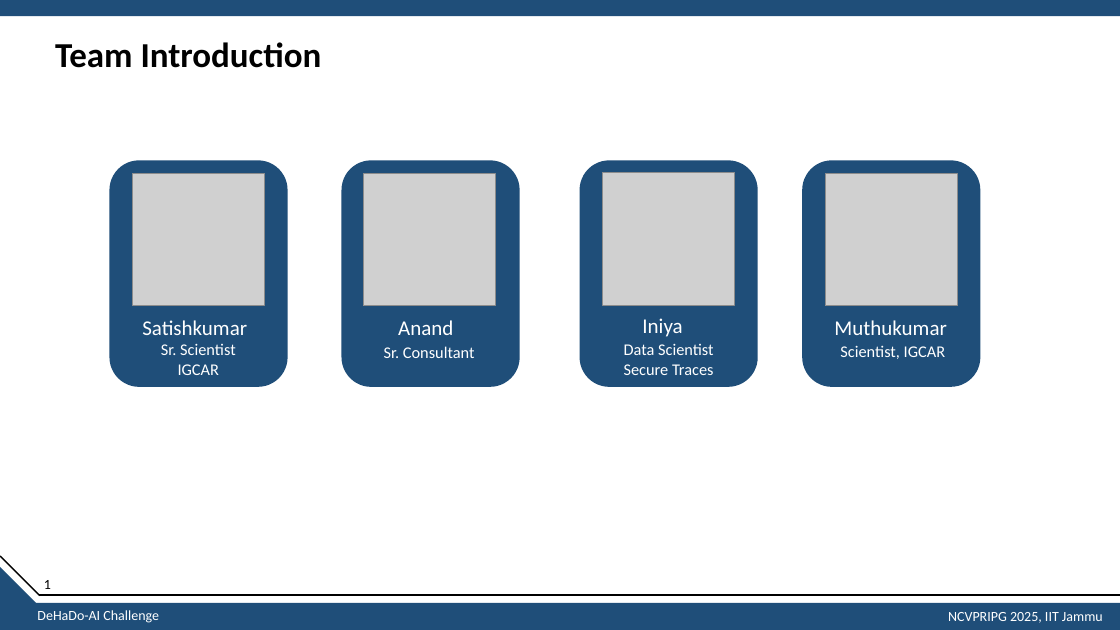
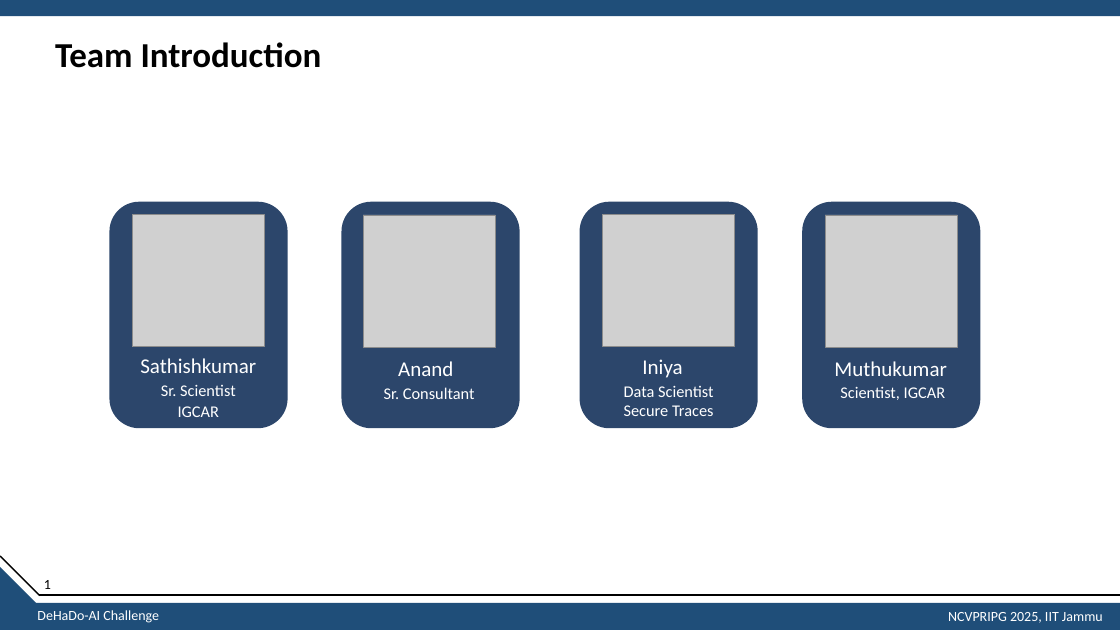
Before and after one commit to sathishkumartheta/tokenwise-dehado-ai, a slide deck: slide 3 of submission/Presentation.pptx. Drawn at 1120x630 pixels with LibreOffice and Linux fonts; fonts in the diff are those of the drawing; grey boxes stand for pictures. Boxes give left, top, right and bottom in pixels: in the first picture for what was removed or moved away, otherwise in the second. Text is boxed around its words. In the diff, an @@ line names an element or a change of style, - is before the commit and + after.

```diff
--- a/submission/Presentation.pptx
+++ b/submission/Presentation.pptx
@@ 9 texts, 4 pictures, 4 rounded rectangles: place and size @@
-9 texts, 4 pictures, 4 rounded rectangles at (109,160,981,387)
+9 texts, 4 pictures, 4 rounded rectangles at (109,202,981,429)
@@ fill #1F4E79 to #2C466B in 4 elements at (109,202,287,429), (342,202,520,429), (580,202,758,429), (802,202,981,429) @@
@@ text added at (140,358,256,373), 18 pt, text #FFFFFF @@
+Sathishkumar
```
Also in this commit, not shown: 4 other slides changed.
